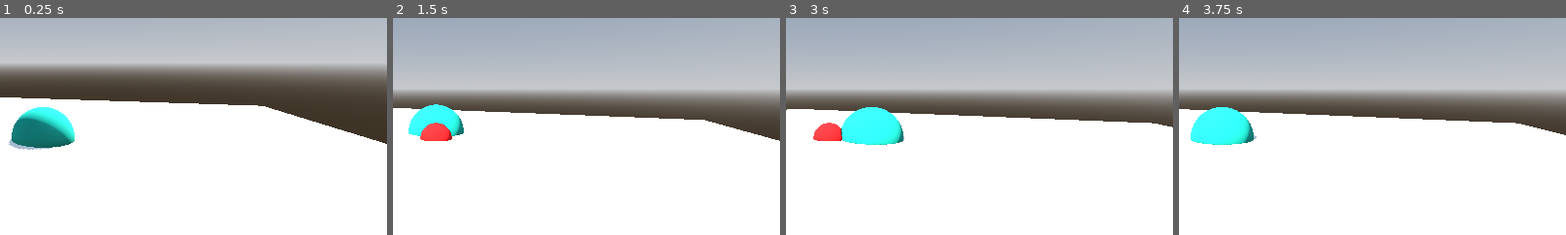
Above: before the commit, frames 1-4 (left to right).
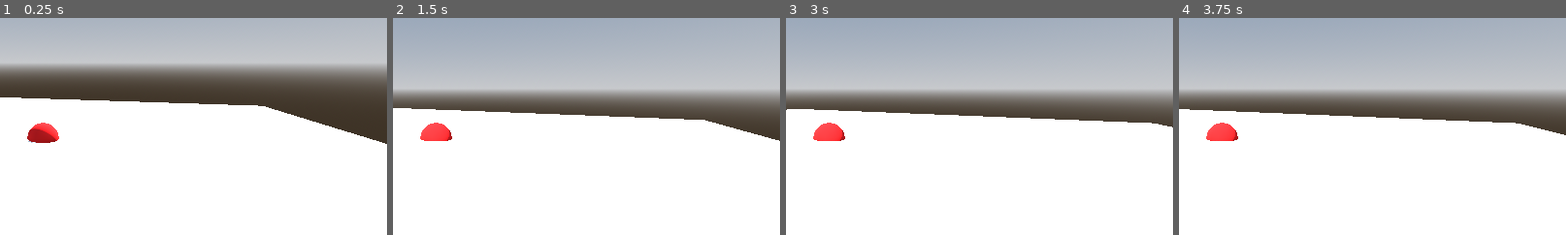
Above: after the commit, the same moments.

Repository: tyson-nw/godot_FreeLookCamera
Game: Godot game, scene res://Scenes/world.tscn
The game is run twice, just before and just after one commit, with the same random seed, the same clock (stepped at 60 frames per second) and the same inputs.
Inputs (mouse positions are % of the whole screen's width and height, from its top left):
- Up to frame 1 (0.25 s): no input
- Up to frame 2 (1.5 s): tap Enter at 0.5 s; move the mouse to (72, 45) at 0.52 s; tap Middle mouse button (flc_activate_zoom) at 0.6 s; click (72, 45) at 0.67 s; tap Space at 1.25 s; move the mouse to (30, 55) at 1.27 s; tap S (flc_camera_back) at 1.35 s; click (30, 55) at 1.42 s
- Up to frame 3 (3 s): tap Enter at 2 s; move the mouse to (60, 28) at 2.02 s; tap W (flc_camera_foreward) at 2.1 s; click (60, 28) at 2.17 s; tap Space at 2.75 s; move the mouse to (45, 70) at 2.77 s; tap A (flc_camera_left) at 2.85 s; click (45, 70) at 2.92 s
- Up to frame 4 (3.75 s): tap Enter at 3.5 s; move the mouse to (80, 65) at 3.52 s; tap D (flc_camera_right) at 3.6 s; click (80, 65) at 3.67 s
The pictures show only the part of the screen within x 44-94%, y 22-72%; the shares and areas given below are measured in that part.

The runs differ from the first frame. In frame 1, 2.6% of the frame differs, in the area x 2-20%, y 41-61%; in frame 2, 1.3%; in frame 3, 2.3%; in frame 4, 2.3%.

Commit message:
added collision to target point

Diff:
--- a/Scenes/world.tscn
+++ b/Scenes/world.tscn
@@ -30,6 +30,9 @@
 [sub_resource type="StandardMaterial3D" id="StandardMaterial3D_r83ux"]
 albedo_color = Color(1, 0.11, 0.11, 1)
 
+[sub_resource type="CylinderShape3D" id="CylinderShape3D_3ly7e"]
+height = 1.03975
+
 [node name="World" type="Node3D"]
 
 [node name="WorldEnvironment" type="WorldEnvironment" parent="."]
@@ -45,6 +48,7 @@
 surface_material_override/0 = SubResource("StandardMaterial3D_0xnmf")
 
 [node name="Center" type="MeshInstance3D" parent="."]
+visible = false
 mesh = SubResource("SphereMesh_ehd5x")
 surface_material_override/0 = SubResource("StandardMaterial3D_pr1q4")
 
@@ -66,3 +70,8 @@
 mesh = SubResource("SphereMesh_3h0l4")
 skeleton = NodePath("../..")
 surface_material_override/0 = SubResource("StandardMaterial3D_r83ux")
+
+[node name="Area3D" type="Area3D" parent="FreeLookCamera/Dolly/target"]
+
+[node name="CollisionShape3D" type="CollisionShape3D" parent="FreeLookCamera/Dolly/target/Area3D"]
+shape = SubResource("CylinderShape3D_3ly7e")
Not shown: 1 places in Scenes/world.tscn that only renumber resources
